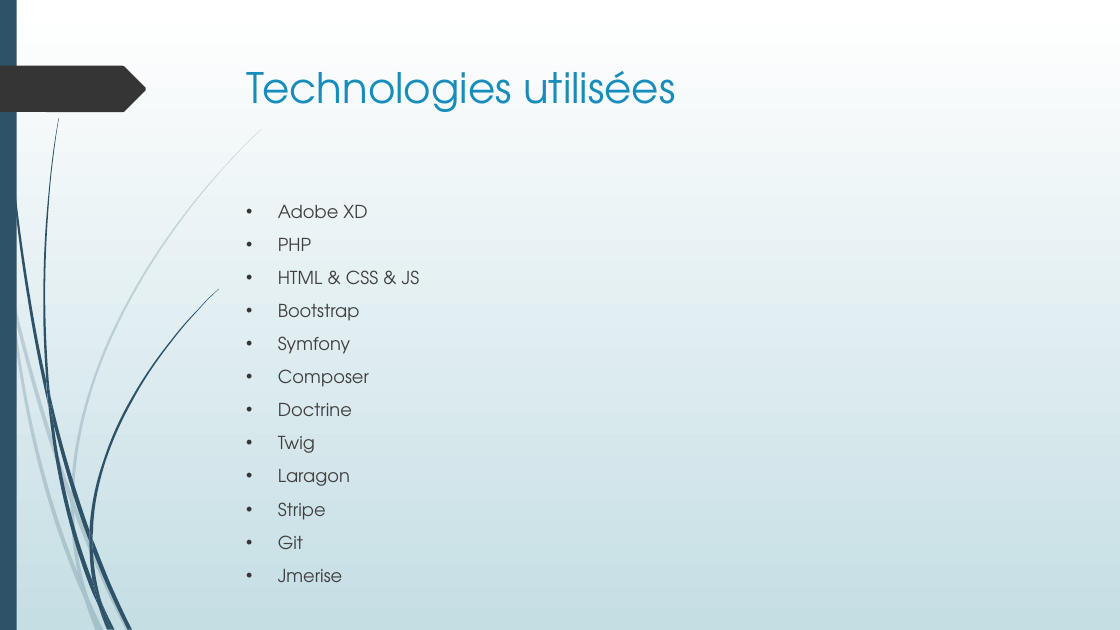
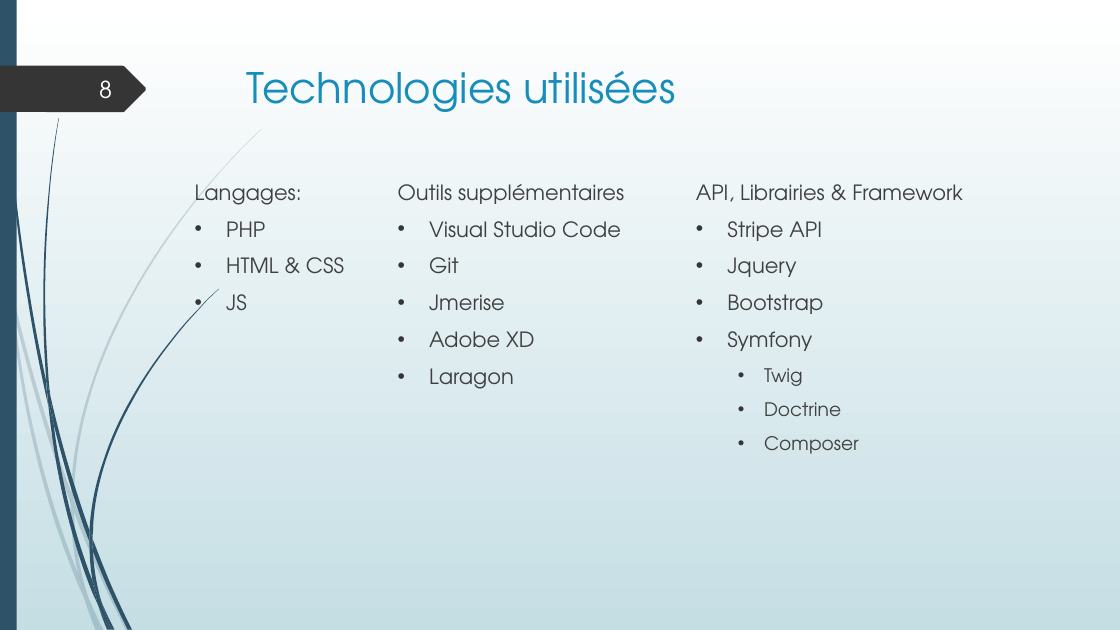
Before and after one commit to LisaF0/projet, a slide deck: slide 8 of aDoc/Projet boutique en ligne.pptx (slide 7 before the commit). Drawn at 1120x630 pixels with LibreOffice and Linux fonts; fonts in the diff are those of the drawing. Boxes give left, top, right and bottom in pixels: in the first picture for what was removed or moved away, otherwise in the second. Text is boxed around its words. In the diff, an @@ line names an element or a change of style, - is before the commit and + after.

```diff
--- a/aDoc/Projet boutique en ligne.pptx
+++ b/aDoc/Projet boutique en ligne.pptx
@@ page number added at (x1=99, y1=80, x2=112, y2=99), 20 pt, text #FEFFFF @@
+8
@@ text "Outils supplémentaires" moved from (x1=278, y1=205, x2=420, y2=549) to (x1=398, y1=184, x2=624, y2=389) @@
@@ text added at (x1=195, y1=184, x2=344, y2=311), 18 pt, text #404040 @@
+Langages:
+• PHP
+• HTML & CSS
+• JS
@@ text at (x1=398, y1=184, x2=624, y2=238): text changed; size 15.3 to 18 pt @@
-• Adobe XD
-• PHP
-• HTML & CSS & JS
-• Bootstrap
-• Symfony
-• Composer
-• Doctrine
-• Twig
-• Laragon
-• Stripe
+Outils supplémentaires
+• Visual Studio Code
@@ text added at (x1=696, y1=184, x2=963, y2=454), 18 pt, text #404040 @@
+API, Librairies & Framework
+• Stripe API
+• Jquery
+• Bootstrap
+• Symfony
+  • Twig
+  • Doctrine
+  • Composer
@@ text at (x1=429, y1=257, x2=505, y2=311): size 15.3 to 18 pt in "Git", "Jmerise" @@
@@ text at (x1=429, y1=331, x2=534, y2=389): paragraphs added @@
+• Adobe XD
+• Laragon
```
Also in this commit, not shown: 19 other slides changed, 10 slides added, 8 slides removed, 30 other files.
